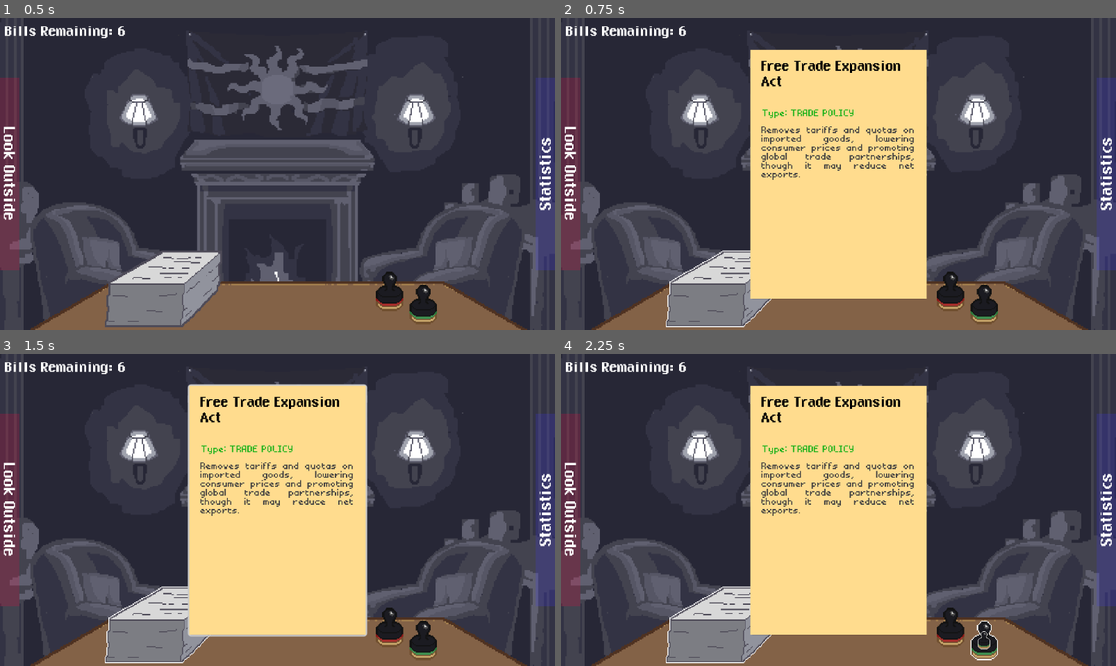
Above: before the commit, frames 1-4 (two rows, left to right).
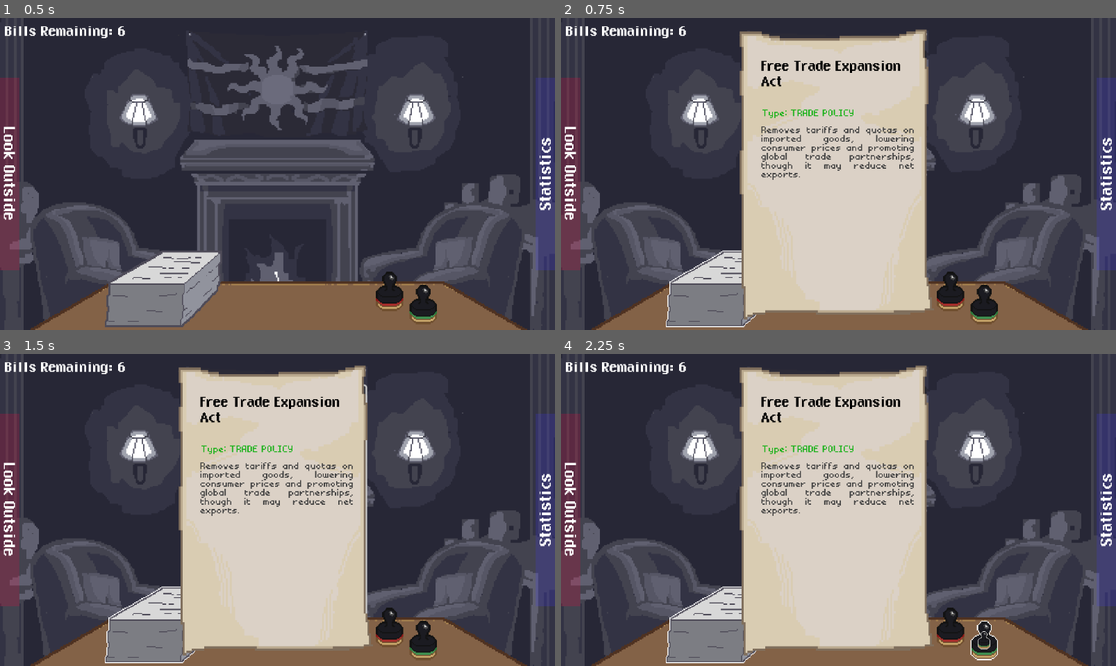
Above: after the commit, the same moments.

Repository: thefirstmine/policies-please
Game: Godot game, scene res://scenes/main_game.tscn
The game is run twice, just before and just after one commit, with the same random seed, the same clock (stepped at 60 frames per second) and the same inputs.
Inputs (mouse positions are in pixels of both pictures, inside the frame that each line leads up to):
- Up to frame 1 (0.5 s): no input
- Up to frame 2 (0.75 s): click (727, 289) at 0.5 s
- Up to frame 3 (1.5 s): click "Free Trade Expansion Act" at 1.25 s
- Up to frame 4 (2.25 s): click (982, 637) at 2 s

Frame 1 is identical in both runs. In frame 2, 29% of the frame differs, in the area x 32-67%, y 3-97%; in frame 3, 28%; in frame 4, 29%.

Commit message:
Update passing_policies_screen.tscn

Diff:
--- a/scenes/passing_policies_screen.tscn
+++ b/scenes/passing_policies_screen.tscn
@@ -1,7 +1,8 @@
-[gd_scene load_steps=5 format=3 uid="uid://3ehs24ltueon"]
+[gd_scene load_steps=6 format=3 uid="uid://3ehs24ltueon"]
 
 [ext_resource type="Script" uid="uid://be1kq7evcsg7k" path="res://scripts/PolicyActions.gd" id="1_ap5kf"]
 [ext_resource type="FontFile" uid="uid://tky48g22e3sq" path="res://assets/Fonts/ChixaDemiBold.ttf" id="1_t61h4"]
+[ext_resource type="Texture2D" uid="uid://cnxot2suug0bl" path="res://assets/Art/policy page.png" id="2_05c2n"]
 [ext_resource type="FontFile" uid="uid://nqqjhbwjrim2" path="res://assets/Fonts/BMmini.TTF" id="2_uspd6"]
 [ext_resource type="Texture2D" uid="uid://cighacd5fofbo" path="res://assets/Art/Approved.png" id="4_6xion"]
 
@@ -31,15 +32,19 @@
 localize_numeral_system = false
 mouse_filter = 1
 
-[node name="PaperColor" type="ColorRect" parent="Paper"]
+[node name="PaperColor" type="TextureRect" parent="Paper"]
 layout_mode = 1
 anchors_preset = 15
 anchor_right = 1.0
 anchor_bottom = 1.0
+offset_left = -32.0
+offset_top = -35.5
+offset_right = -32.0
+offset_bottom = -35.5
 grow_horizontal = 2
 grow_vertical = 2
-mouse_filter = 1
-color = Color(1, 0.860919, 0.556071, 1)
+scale = Vector2(1.235, 1.235)
+texture = ExtResource("2_05c2n")
 
 [node name="Title" type="RichTextLabel" parent="Paper"]
 modulate = Color(0, 0, 0, 1)
